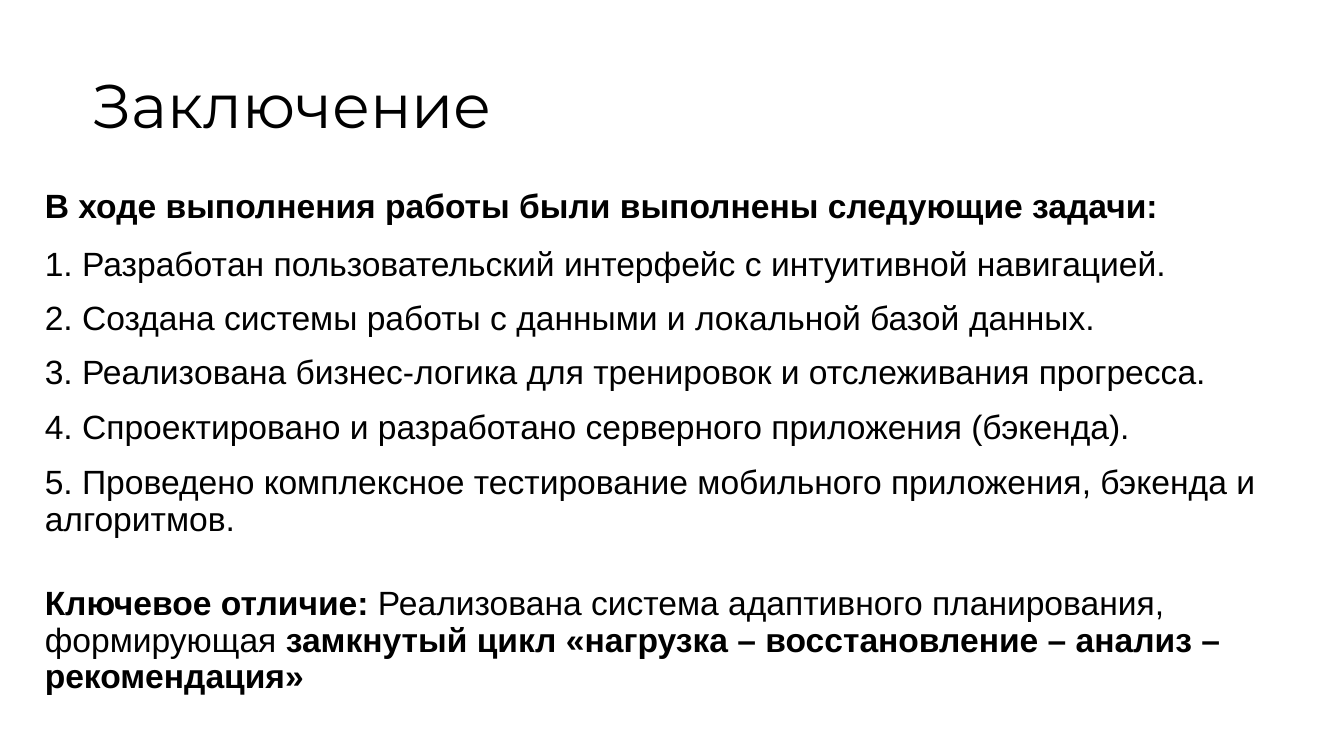
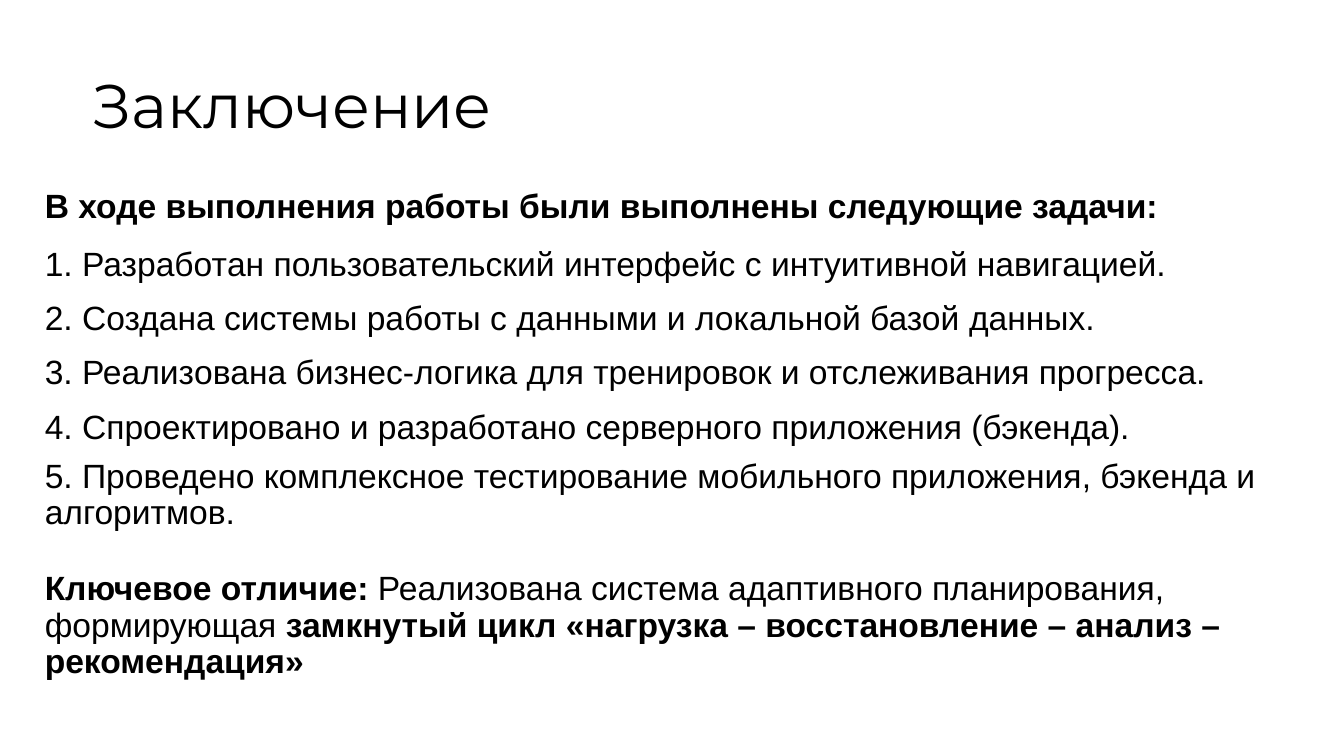
Before and after one commit to vafeenHub/VSU-scientific-activities_6-7-8-semester, a slide deck: slide 11 of src/works/diploma/presentation.odp. Drawn at 1344x756 pixels with LibreOffice and Linux fonts; fonts in the diff are those of the drawing. Boxes give left, top, right and bottom in pixels: in the first picture for what was removed or moved away, otherwise in the second. Text is boxed around its words. In the diff, an @@ line names an element or a change of style, - is before the commit and + after.

```diff
--- a/src/works/diploma/presentation.odp
+++ b/src/works/diploma/presentation.odp
@@ text at bbox=[45, 463, 1255, 531]: less space between paragraphs @@
```
Also in this commit, not shown: 7 other slides changed, 8 other files.
